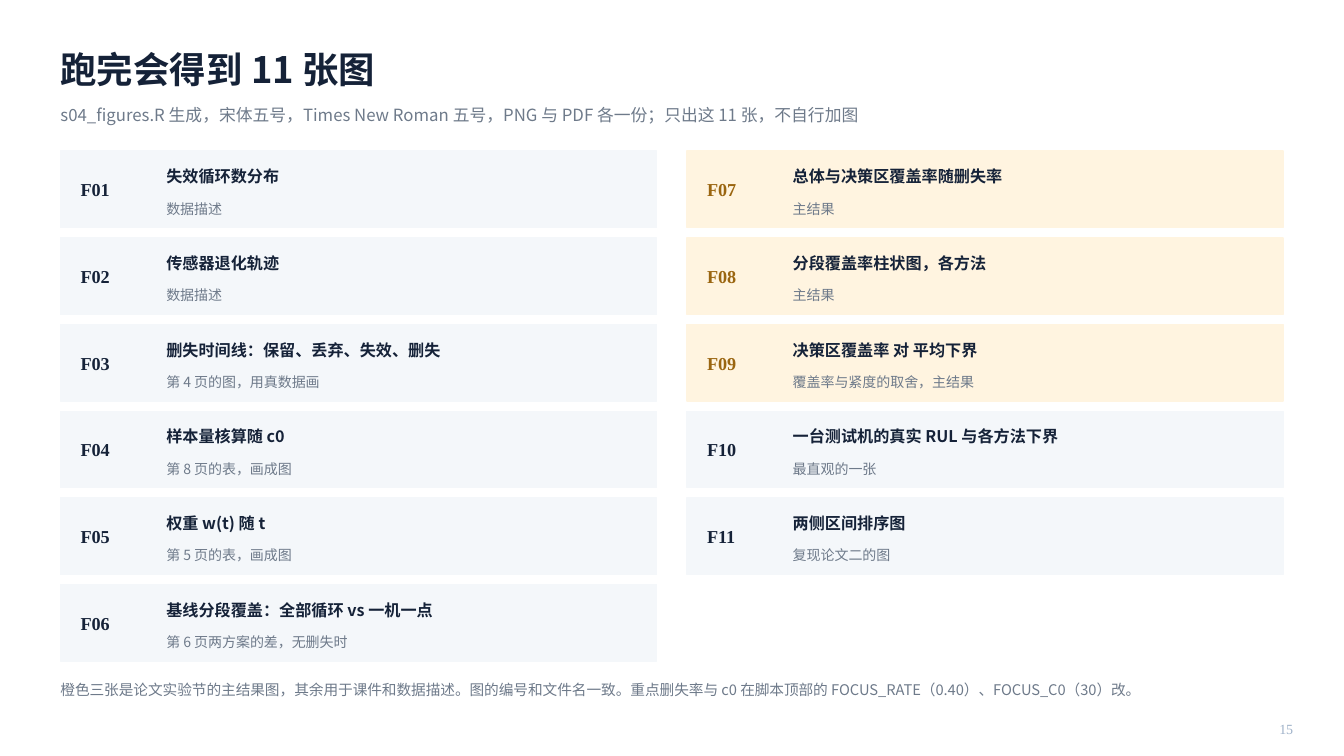
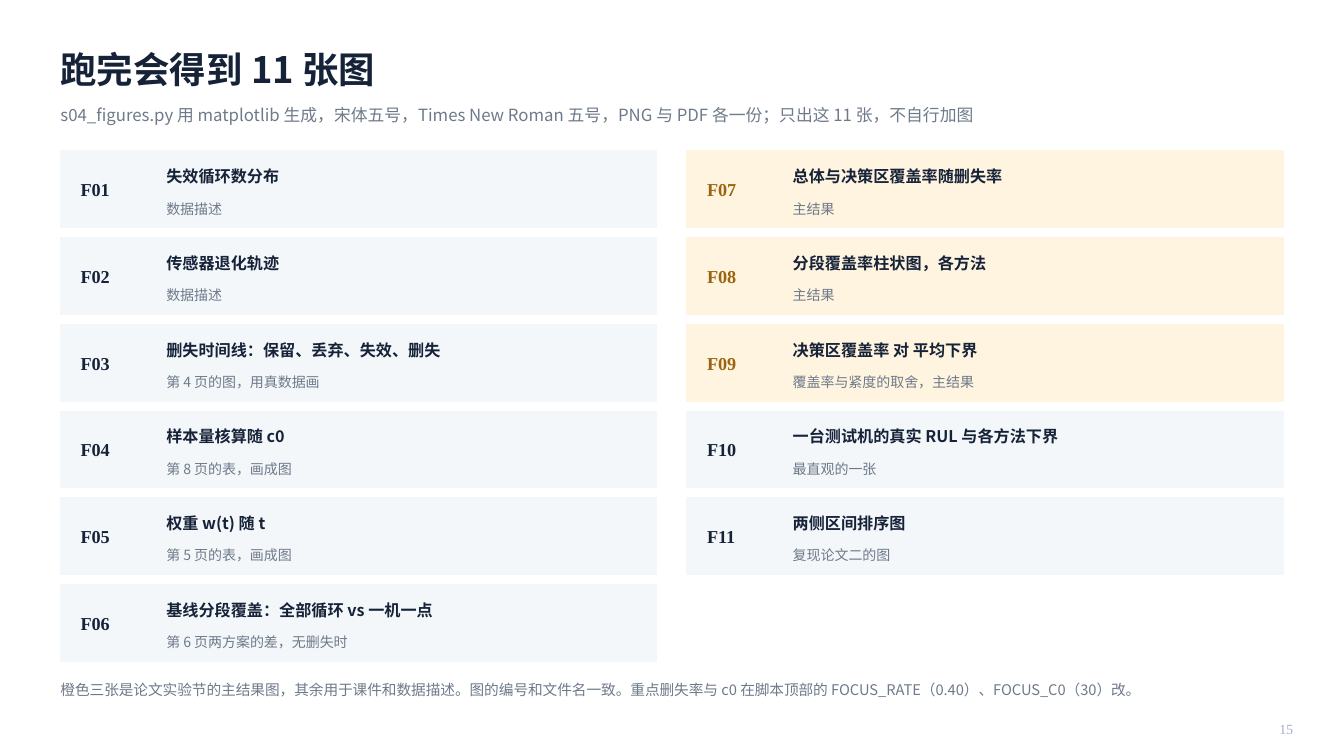
Before and after one commit to chun96309-cloud/lxfs, a slide deck: slide 15 of RUL_censored_conformal_handover/01_slides/第二次课_从想法到能跑的东西.pptx. Drawn at 1344x756 pixels with LibreOffice and Linux fonts; fonts in the diff are those of the drawing. Boxes give left, top, right and bottom in pixels: in the first picture for what was removed or moved away, otherwise in the second. Text is boxed around its words. In the diff, an @@ line names an element or a change of style, - is before the commit and + after.

```diff
--- a/RUL_censored_conformal_handover/01_slides/第二次课_从想法到能跑的东西.pptx
+++ b/RUL_censored_conformal_handover/01_slides/第二次课_从想法到能跑的东西.pptx
@@ text at (x1=60, y1=107, x2=974, y2=125): text changed @@
-s04_figures.R 生成，宋体五号，Times New Roman 五号，PNG 与 PDF 各一份；只出这 11 张，不自行加图
+s04_figures.py 用 matplotlib 生成，宋体五号，Times New Roman 五号，PNG 与 PDF 各一份；只出这 11 张，不自行加图
```
Also in this commit, not shown: 8 other slides changed, 33 other files.
